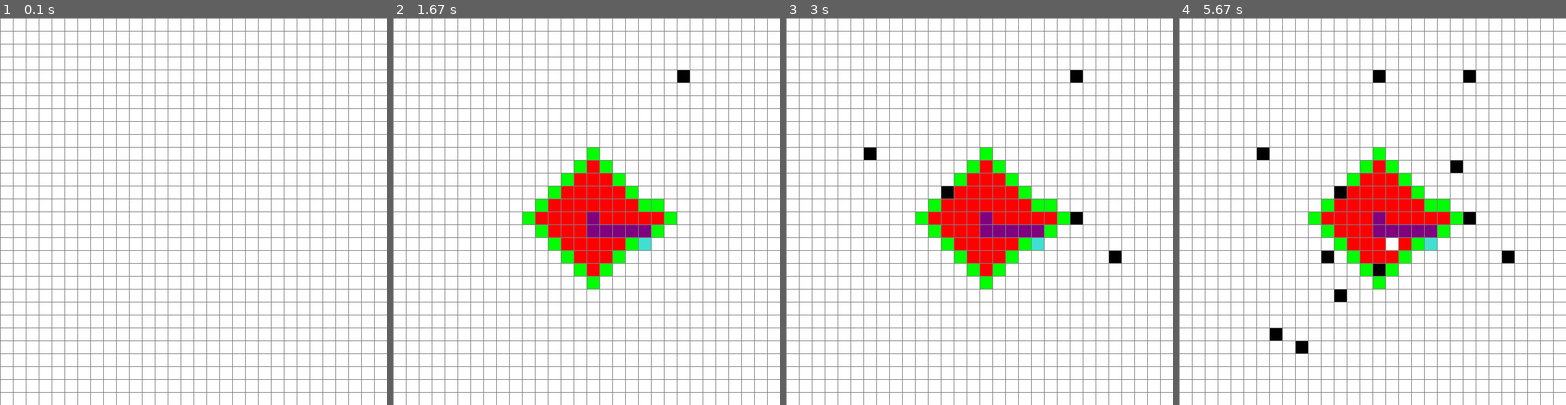
Above: before the commit, frames 1-4 (left to right).
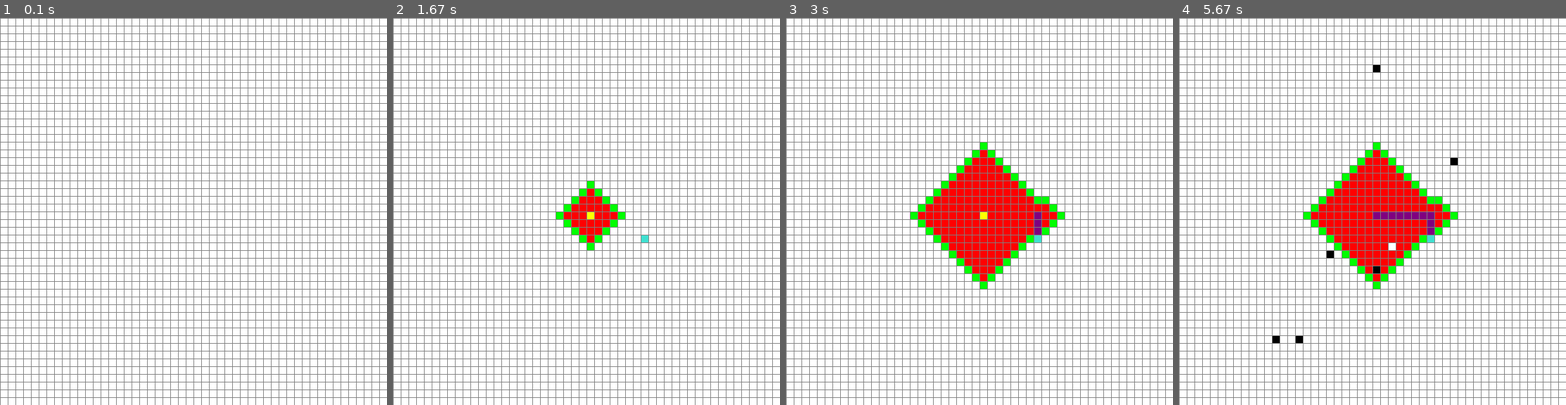
Above: after the commit, the same moments.

Repository: ksb451/Path_finder_Pygame
Game: pygame game, started from main.py
Two runs of this game, one before a commit and one after it. Both use one fixed random seed, a clock stepped at 60 frames per second and the inputs below.
Inputs (mouse positions are in pixels of both pictures, inside the frame that each line leads up to):
- Up to frame 1 (0.1 s): no input
- Up to frame 2 (1.67 s): click (586, 211) at 0.38 s; click (640, 242) at 0.72 s; tap B at 1 s; click (687, 68) at 1.38 s
- Up to frame 3 (3 s): click (871, 157) at 1.72 s; click (948, 188) at 2.05 s; click (1118, 257) at 2.38 s; click (1072, 211) at 2.72 s
- Up to frame 4 (5.67 s): click (1341, 288) at 3.05 s; click (1326, 250) at 3.38 s; click (1275, 335) at 3.72 s; click (1449, 165) at 4.05 s; click (1372, 72) at 4.38 s; click (1302, 343) at 4.72 s; click (1376, 269) at 5.05 s; right-click (1387, 246) at 5.38 s

The runs differ from the first frame. In frame 1, 18% of the frame differs, in the area x 0-100%, y 0-100%; in frame 2, 23%; in frame 3, 21%; in frame 4, 22%.

Commit message:
bfs optimized

Diff:
--- a/bfs.py
+++ b/bfs.py
@@ -1,6 +1,8 @@
 import queue
 import pygame
 from base import *
+import time
+from collections import deque
 
 
 def construct_path(parent, current, draw):
@@ -11,23 +13,29 @@
 
 
 def bfs_find_path(draw, grid, start, end):
-    Q = queue.Queue(0)
-    Q.put(start)
+    #begin = time.time()
+    Q = deque()
+    Q.append(start)
+    #Q = queue.Queue(0)
+    # Q.put(start)
     open_set_hash = set()
     parent = {}
-    while not Q.empty():
+    while Q:
+        print(len(Q))
         for event in pygame.event.get():
             if event.type == pygame.QUIT:
                 pygame.quit()
-
-        n = Q.qsize()
+        n = len(Q)
         while n:
             n = n-1
-            current = Q.get()
-            open_set_hash.add(current)
+            current = Q.popleft()
+            if current not in open_set_hash:
+                open_set_hash.add(current)
+            # print(len(current.neighbors))
             for neighbor in current.neighbors:
                 if neighbor not in open_set_hash:
-                    Q.put(neighbor)
+                    Q.append(neighbor)
+                    open_set_hash.add(neighbor)
                     parent[neighbor] = current
                     if neighbor == end:
                         construct_path(parent, end, draw)
@@ -36,4 +44,8 @@
             if(current != start):
                 current.make_closed()
         draw()
+        begin = time.time()
+        while True:
+            if time.time()-begin > .2:
+                break
     return False
--- /dev/null
+++ b/bfs_test.py
@@ -0,0 +1,47 @@
+import queue
+import pygame
+from base import *
+import time
+from collections import deque
+
+
+def construct_path(parent, current, draw):
+    while current in parent:
+        current = parent[current]
+        current.make_path()
+        draw()
+
+
+def bfs_find_path(draw, grid, start, end):
+    begin = time.time()
+    Q = deque()
+    Q.append(start)
+    #Q = queue.Queue(0)
+    # Q.put(start)
+    open_set_hash = set()
+    parent = {}
+    while Q:
+        print(len(Q))
+        for event in pygame.event.get():
+            if event.type == pygame.QUIT:
+                pygame.quit()
+        current = Q.popleft()
+        if current not in open_set_hash:
+            open_set_hash.add(current)
+        # print(len(current.neighbors))
+        for neighbor in current.neighbors:
+            if neighbor not in open_set_hash:
+                Q.append(neighbor)
+                open_set_hash.add(neighbor)
+                parent[neighbor] = current
+                if neighbor == end:
+                    construct_path(parent, end, draw)
+                    return True
+                neighbor.make_open()
+        if(current != start):
+            current.make_closed()
+        print(time.time()-begin)
+        draw()
+        print(time.time()-begin)
+        print(len(open_set_hash))
+    return False
--- a/main.py
+++ b/main.py
@@ -21,7 +21,7 @@
 
 
 def main(win, width):
-    ROWS = 30
+    ROWS = 50
     grid = make_grid(ROWS, width)
 
     start = None
